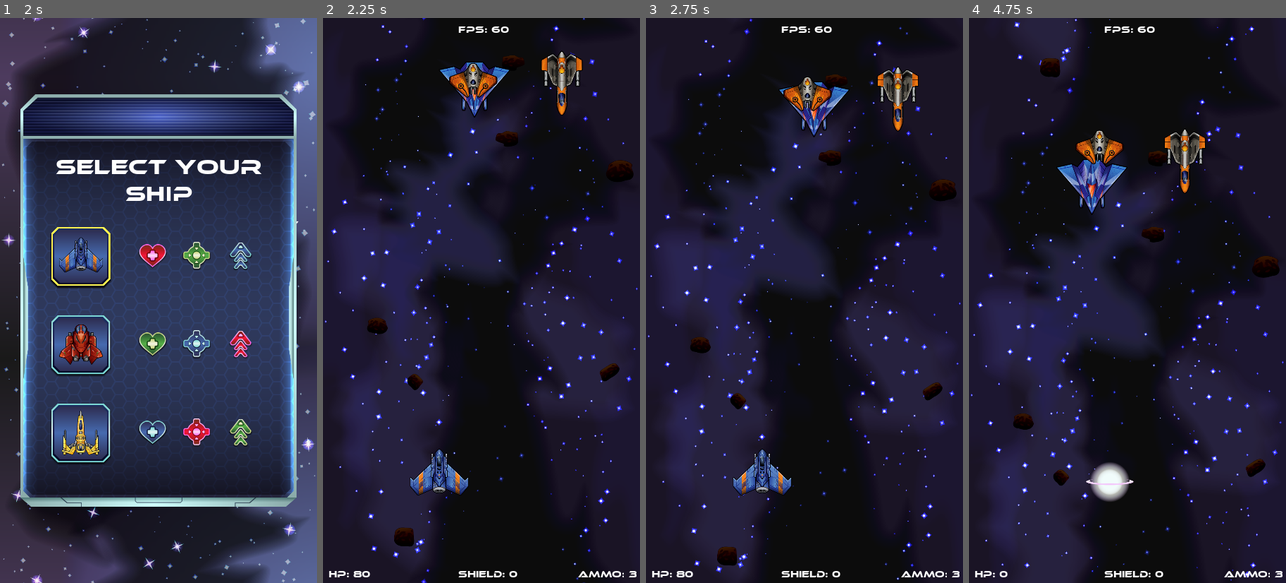
Above: before the commit, frames 1-4 (left to right).
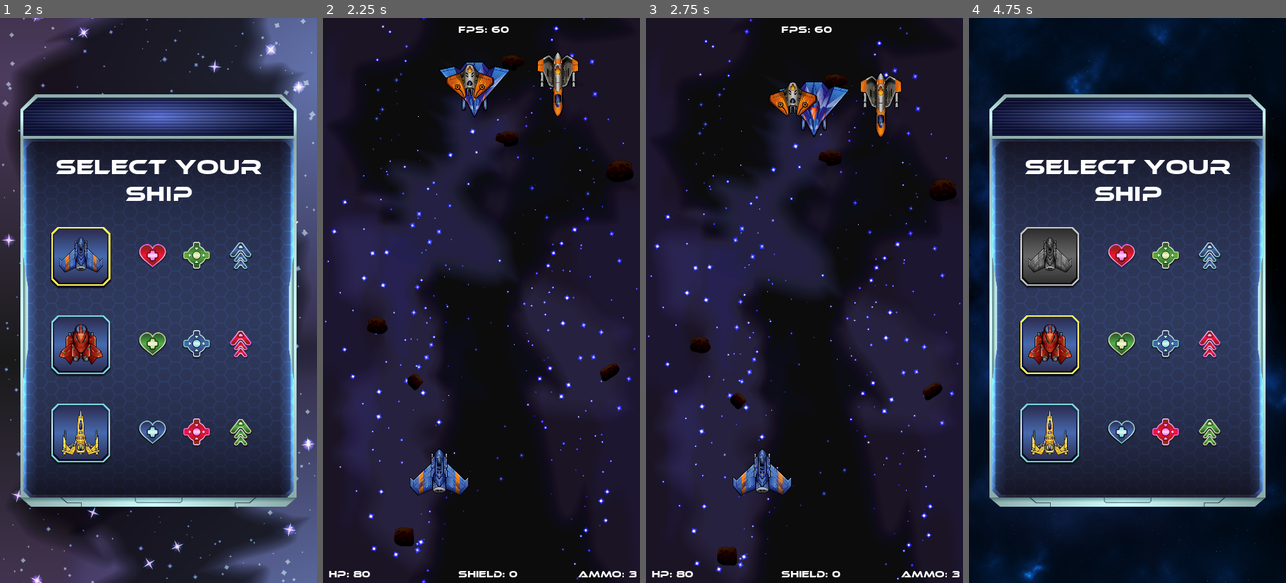
Above: after the commit, the same moments.

Repository: diegocantelmi82/TP-Final-Programacion-3
Game: Godot game, scene res://scenes/Main.tscn
Same seed, same stepped clock (60 frames per second), same inputs: the game is played once before the commit and once after it.
Inputs (mouse positions are in pixels of both pictures, inside the frame that each line leads up to):
- Up to frame 1 (2 s): click (158, 357) at 0.5 s; click (158, 357) at 1.25 s
- Up to frame 2 (2.25 s): click (405, 255) at 2 s
- Up to frame 3 (2.75 s): no input
- Up to frame 4 (4.75 s): tap Enter (continue) at 2.75 s; move the mouse to (1197, 272) at 2.77 s; hold Right (move_right) 2.78-3.53 s; hold Enter (continue) 2.78-3.53 s; move the mouse to (1064, 328) at 3.52 s; hold Left (move_left) 3.53-4.28 s; tap Down (move_bottom) at 3.6 s; move the mouse to (1159, 176) at 4.27 s; hold Right (move_right) from 4.28 s (still down); tap Space (secondary_shoot) at 4.35 s

Frame 1 is identical in both runs. In frame 2, 1.3% of the frame differs, in the area x 38-82%, y 5-18%; in frame 3, 1.8%; in frame 4, 75%, in the area x 0-100%, y 0-100%.

Commit message:
Logica de enemigos

Diff:
--- a/common/Enemy.gd
+++ b/common/Enemy.gd
@@ -9,15 +9,9 @@
 
 func _ready():
 	$Timer.connect("timeout", self, "onTimeout")
-	$Timer.wait_time = 10
+	$ShootTimer.connect("timeout", self, "onShootTimerTimeout")
 
-func _process(delta):
-	var motion = Vector2()
-	motion += direction
-	motion.x += cos($Timer.get_time_left())
-	position += motion.normalized() * SPEED * delta
-
-func onTimeout():
+func onShootTimerTimeout():
 	shoot_bullet()
 
 func shoot_bullet():
--- a/common/Level.gd
+++ b/common/Level.gd
@@ -5,6 +5,7 @@
 var shipInitPos = Vector2(-45, 1005)
 
 func _ready():
+	$Timer.connect("timeout", self, "onTimeout")
 	loadPlayerShip()
 	playerShip.connect("dead", self, "on_ship_destroy")
 	AudioManager.play("blitz", true)
@@ -48,3 +49,8 @@
 		Player.game_state = Player.game_status.GAMEOVER
 
 	get_tree().change_scene("res://scenes/gameStatus/GameStatus.tscn")
+
+func onTimeout():
+	Player.current_level += 1
+	Player.current_level = clamp(Player.current_level, 1, 4)
+	get_tree().change_scene("res://scenes/gameStatus/GameStatus.tscn")
--- a/common/PlayerShip.gd
+++ b/common/PlayerShip.gd
@@ -54,5 +54,5 @@
 	shield = clamp(shield, 0, MAX_SHIELD)
 
 func setAmmo(qty):
-	Player.ships[Player.main_ship].secondary_ammo += 1
+	Player.ships[Player.main_ship].secondary_ammo += qty
 	Player.ships[Player.main_ship].secondary_ammo = clamp(Player.ships[Player.main_ship].secondary_ammo, 0, MAX_SPECIAL_AMMO)
--- a/common/Settings.gd
+++ b/common/Settings.gd
@@ -4,5 +4,5 @@
 var debug: bool = true
 
 # Settings
-var music_volume: float = 0.5
-var sfx_volume: float = 0.7
+var music_volume: float = 0.1
+var sfx_volume: float = 0.3
--- a/scenes/enemies/Enemy1/Enemy1.gd
+++ b/scenes/enemies/Enemy1/Enemy1.gd
@@ -1 +1,17 @@
 extends Enemy
+
+func _ready():
+	$Timer.wait_time = 10
+	$ShootTimer.wait_time = 2
+
+func _process(delta):
+	var motion = Vector2()
+	motion += direction
+	motion.x += cos($Timer.get_time_left())
+	position += motion.normalized() * SPEED * delta
+
+func onTimeout():
+	pass
+
+func _on_VisibilityNotifier2D_screen_exited():
+	queue_free()
--- a/scenes/enemies/Enemy1/Enemy1.tscn
+++ b/scenes/enemies/Enemy1/Enemy1.tscn
@@ -52,3 +52,10 @@
 
 [node name="Timer" type="Timer" parent="."]
 autostart = true
+
+[node name="ShootTimer" type="Timer" parent="."]
+autostart = true
+
+[node name="VisibilityNotifier2D" type="VisibilityNotifier2D" parent="."]
+
+[connection signal="screen_exited" from="VisibilityNotifier2D" to="." method="_on_VisibilityNotifier2D_screen_exited"]
--- a/scenes/enemies/Enemy2/Enemy2.gd
+++ b/scenes/enemies/Enemy2/Enemy2.gd
@@ -1 +1,26 @@
 extends Enemy
+
+enum moveType {DOWN, RIGHT, LEFT}
+var moveTypeVector = {
+	moveType.DOWN: Vector2(0, 1),
+	moveType.RIGHT: Vector2(-1, 0),
+	moveType.LEFT: Vector2(1, 0)
+}
+
+func _ready():
+	$Timer.wait_time = 3
+	$ShootTimer.wait_time = 1.5
+
+func _process(delta):
+	var motion = Vector2()
+	motion += direction
+	position += motion.normalized() * SPEED * delta
+
+func onTimeout():
+	randomize()
+	var move = randi() % 3
+	direction = moveTypeVector[move]
+	$Timer.wait_time = randi() % 3 + 1
+
+func _on_VisibilityNotifier2D_screen_exited():
+	queue_free()
--- a/scenes/enemies/Enemy2/Enemy2.tscn
+++ b/scenes/enemies/Enemy2/Enemy2.tscn
@@ -49,3 +49,10 @@
 
 [node name="Timer" type="Timer" parent="."]
 autostart = true
+
+[node name="ShootTimer" type="Timer" parent="."]
+autostart = true
+
+[node name="VisibilityNotifier2D" type="VisibilityNotifier2D" parent="."]
+
+[connection signal="screen_exited" from="VisibilityNotifier2D" to="." method="_on_VisibilityNotifier2D_screen_exited"]
--- a/scenes/enemies/Enemy3/Enemy3.gd
+++ b/scenes/enemies/Enemy3/Enemy3.gd
@@ -1 +1,16 @@
 extends Enemy
+
+func _ready():
+	$Timer.wait_time = 3
+	$ShootTimer.wait_time = 1.5
+
+func _process(delta):
+	var motion = Vector2()
+	motion += direction
+	position += motion.normalized() * SPEED * delta
+
+func onTimeout():
+	pass
+
+func _on_VisibilityNotifier2D_screen_exited():
+	queue_free()
--- a/scenes/enemies/Enemy3/Enemy3.tscn
+++ b/scenes/enemies/Enemy3/Enemy3.tscn
@@ -48,3 +48,10 @@
 
 [node name="Timer" type="Timer" parent="."]
 autostart = true
+
+[node name="ShootTimer" type="Timer" parent="."]
+autostart = true
+
+[node name="VisibilityNotifier2D" type="VisibilityNotifier2D" parent="."]
+
+[connection signal="screen_exited" from="VisibilityNotifier2D" to="." method="_on_VisibilityNotifier2D_screen_exited"]
--- a/scenes/levels/Level1/Level1.tscn
+++ b/scenes/levels/Level1/Level1.tscn
@@ -17,3 +17,7 @@
 background = ExtResource( 5 )
 
 [node name="Ui" parent="." instance=ExtResource( 3 )]
+
+[node name="Timer" type="Timer" parent="."]
+wait_time = 120.0
+autostart = true
--- a/scenes/levels/Level2/Level2.tscn
+++ b/scenes/levels/Level2/Level2.tscn
@@ -1,12 +1,18 @@
-[gd_scene load_steps=4 format=2]
+[gd_scene load_steps=5 format=2]
 
 [ext_resource path="res://scenes/parallax/Parallax.tscn" type="PackedScene" id=1]
 [ext_resource path="res://assets/backgrounds/background2.png" type="Texture" id=2]
 [ext_resource path="res://scenes/ui/Ui.tscn" type="PackedScene" id=3]
+[ext_resource path="res://common/Level.gd" type="Script" id=4]
 
 [node name="Level2" type="Node2D"]
+script = ExtResource( 4 )
 
 [node name="ParallaxBackground" parent="." instance=ExtResource( 1 )]
 background = ExtResource( 2 )
 
 [node name="Ui" parent="." instance=ExtResource( 3 )]
+
+[node name="Timer" type="Timer" parent="."]
+wait_time = 120.0
+autostart = true
--- a/scenes/levels/Level3/Level3.tscn
+++ b/scenes/levels/Level3/Level3.tscn
@@ -1,11 +1,13 @@
-[gd_scene load_steps=5 format=2]
+[gd_scene load_steps=6 format=2]
 
 [ext_resource path="res://assets/backgrounds/background3.png" type="Texture" id=1]
 [ext_resource path="res://scenes/parallax/Parallax.tscn" type="PackedScene" id=2]
 [ext_resource path="res://assets/backgrounds/stars.png" type="Texture" id=3]
 [ext_resource path="res://scenes/ui/Ui.tscn" type="PackedScene" id=4]
+[ext_resource path="res://common/Level.gd" type="Script" id=5]
 
 [node name="Level3" type="Node2D"]
+script = ExtResource( 5 )
 
 [node name="ParallaxBackground" parent="." instance=ExtResource( 2 )]
 background = ExtResource( 1 )
@@ -14,3 +16,7 @@
 background = ExtResource( 3 )
 
 [node name="Ui" parent="." instance=ExtResource( 4 )]
+
+[node name="Timer" type="Timer" parent="."]
+wait_time = 120.0
+autostart = true
--- a/scenes/levels/Level4/Level4.tscn
+++ b/scenes/levels/Level4/Level4.tscn
@@ -1,10 +1,11 @@
-[gd_scene load_steps=6 format=2]
+[gd_scene load_steps=7 format=2]
 
 [ext_resource path="res://scenes/parallax/Parallax.tscn" type="PackedScene" id=1]
 [ext_resource path="res://assets/backgrounds/stars.png" type="Texture" id=2]
 [ext_resource path="res://assets/backgrounds/meteors.png" type="Texture" id=3]
 [ext_resource path="res://assets/backgrounds/background4.png" type="Texture" id=4]
 [ext_resource path="res://scenes/ui/Ui.tscn" type="PackedScene" id=5]
+[ext_resource path="res://common/Level.gd" type="Script" id=6]
 
 [node name="Level4" type="Node2D"]
 
@@ -18,3 +19,8 @@
 background = ExtResource( 2 )
 
 [node name="Ui" parent="." instance=ExtResource( 5 )]
+
+[node name="Timer" type="Timer" parent="."]
+wait_time = 120.0
+autostart = true
+script = ExtResource( 6 )
--- a/scenes/shipSelection/ShipSelectionWindow.gd
+++ b/scenes/shipSelection/ShipSelectionWindow.gd
@@ -7,7 +7,7 @@
 
 func _start_level(mainShip):
 	Player.main_ship = mainShip
-	get_tree().change_scene("res://scenes/levels/Level1/Level" + str(Player.current_level) + ".tscn")
+	get_tree().change_scene("res://scenes/levels/Level" + str(Player.current_level) + "/Level" + str(Player.current_level) + ".tscn")
 
 func _show_window():
 	if (!Player.ships[Player.player_ship.AVENGER].is_alive):
--- a/scenes/ui/Ui.gd
+++ b/scenes/ui/Ui.gd
@@ -8,7 +8,7 @@
 	$Shield.text = "Shield: " + str(Player.ships[Player.main_ship].shield)
 	$Ammo.text = "Ammo: " + str(Player.ships[Player.main_ship].secondary_ammo)
 
-func _process(delta):
+func _process(_delta):
 	if Settings.debug:
 		$FPS.text = "FPS: " + str(Engine.get_frames_per_second())
 
